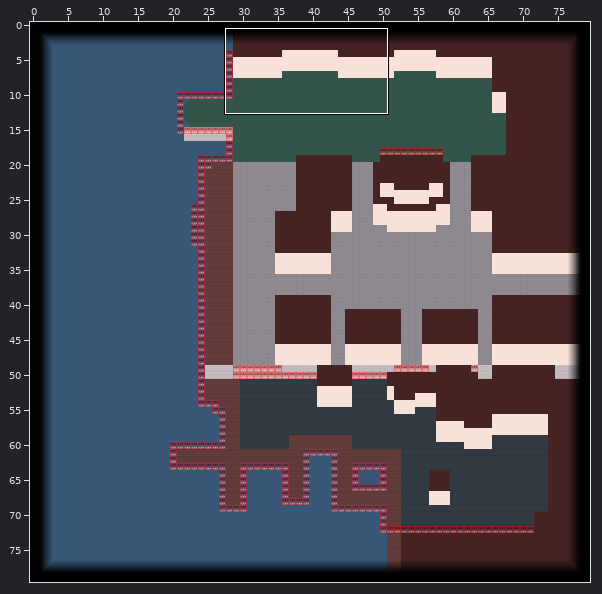
Tiled map (JSON), stored at office.tmj. The first picture is a wide view before the edit; the outline marks the close-up.
Close-up. Old version:
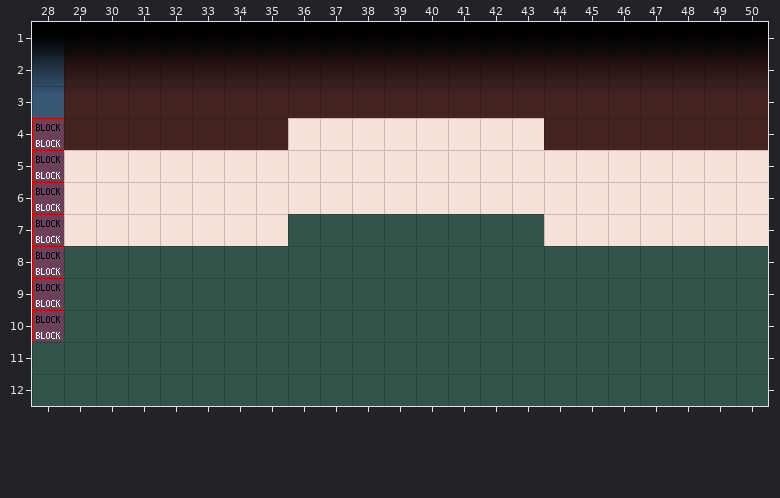
Cells are 32x32 px. Shown: x 28..50, y 1..12. The commit also changed other parts of the map, which this record leaves out.
Now the later version:
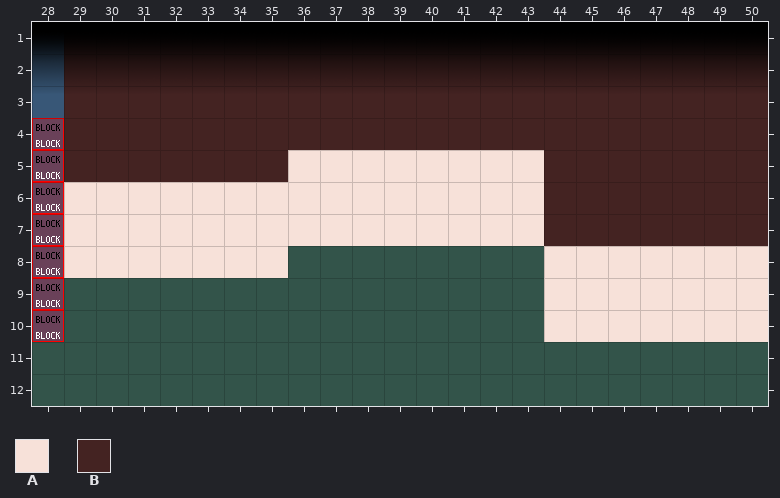
Key: from "Chunk 1": A 11, B 12.
_ is an empty cell.
The edit:
Layer "Buildings/BuildingWalls":
y 4: x 36..43 AAAAAAAA -> ________
y 5: x 29..35 AAAAAAA -> _______; x 44..50 AAAAAAA -> _______
y 6: x 44..50 AAAAAAA -> _______
y 7: x 36..50 ________AAAAAAA -> AAAAAAAA_______
y 8: x 29..35 _______ -> AAAAAAA; x 44..50 _______ -> AAAAAAA
y 9..10: x 44..50 _______ -> AAAAAAA
Layer "Buildings/BuildingRoofBase":
y 4: x 36..43 ________ -> BBBBBBBB
y 5: x 29..35 _______ -> BBBBBBB; x 44..50 _______ -> BBBBBBB
y 6..7: x 44..50 _______ -> BBBBBBB
Changed places in both close-ups, as pixel boxes (x1, y1, x2, y2):
changed: (64, 118, 768, 342)
